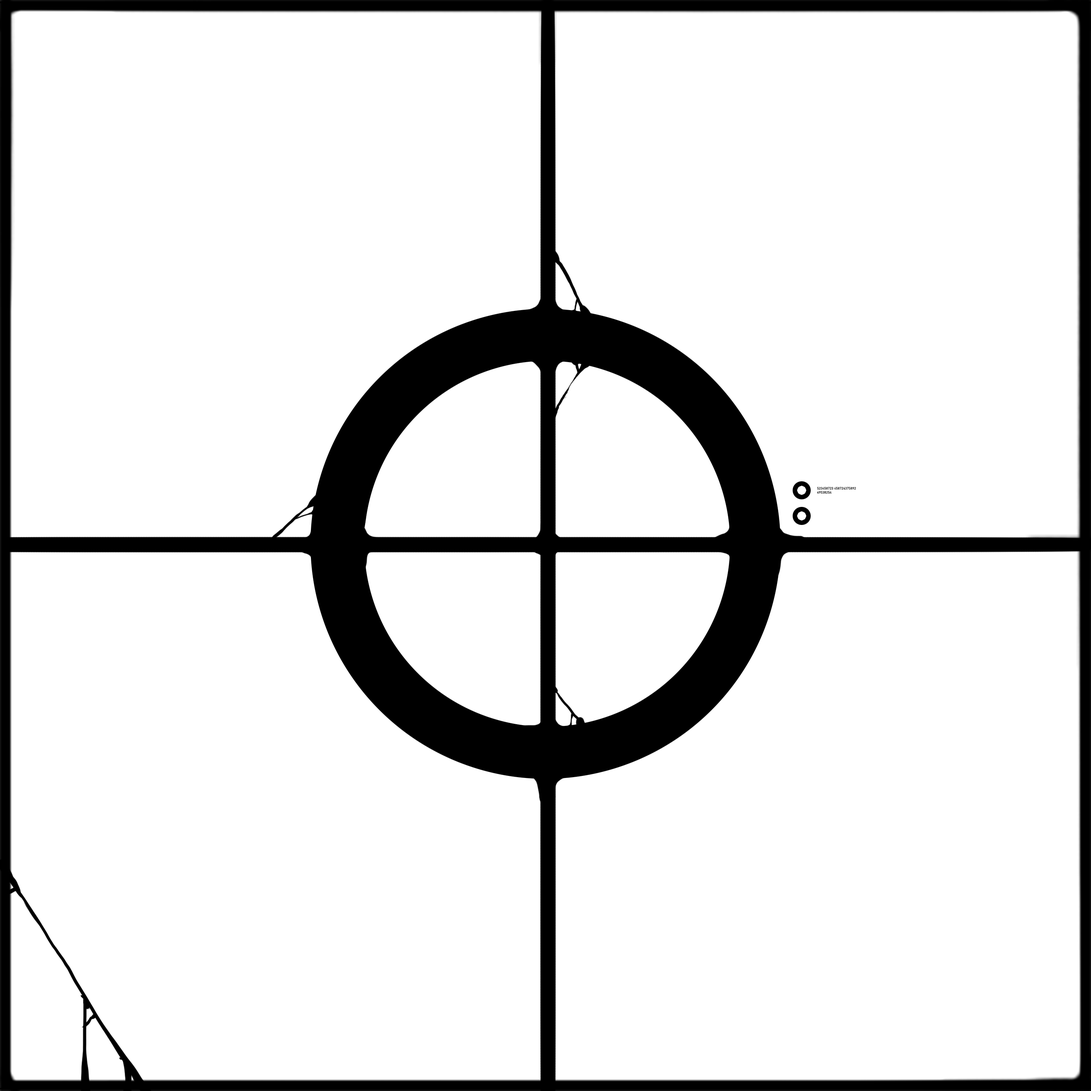
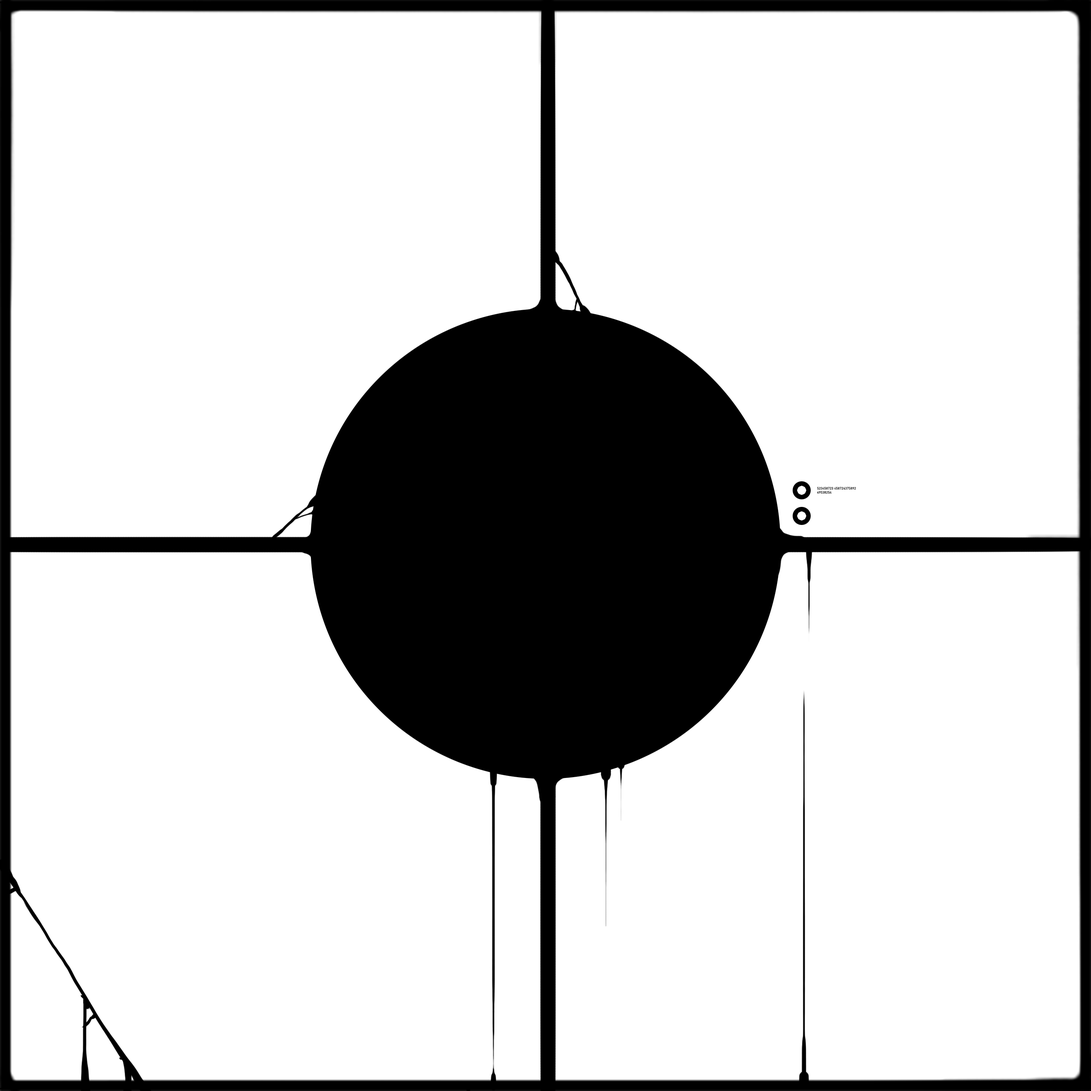
Revision of a layered 1091x1091 image; what changed, layer by layer:
added layer "Layer 6" above "Layer 5" over [466,552,813,1091]
showed "Layer 5", painted on it over [364,361,731,727]
